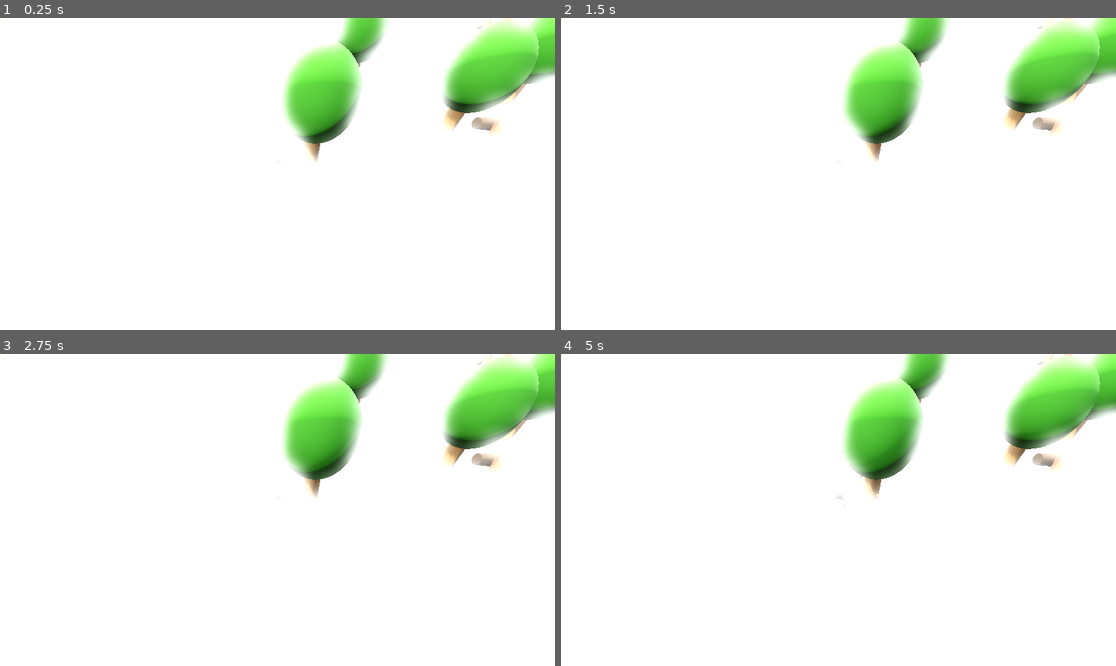
Above: before the commit, frames 1-4 (two rows, left to right).
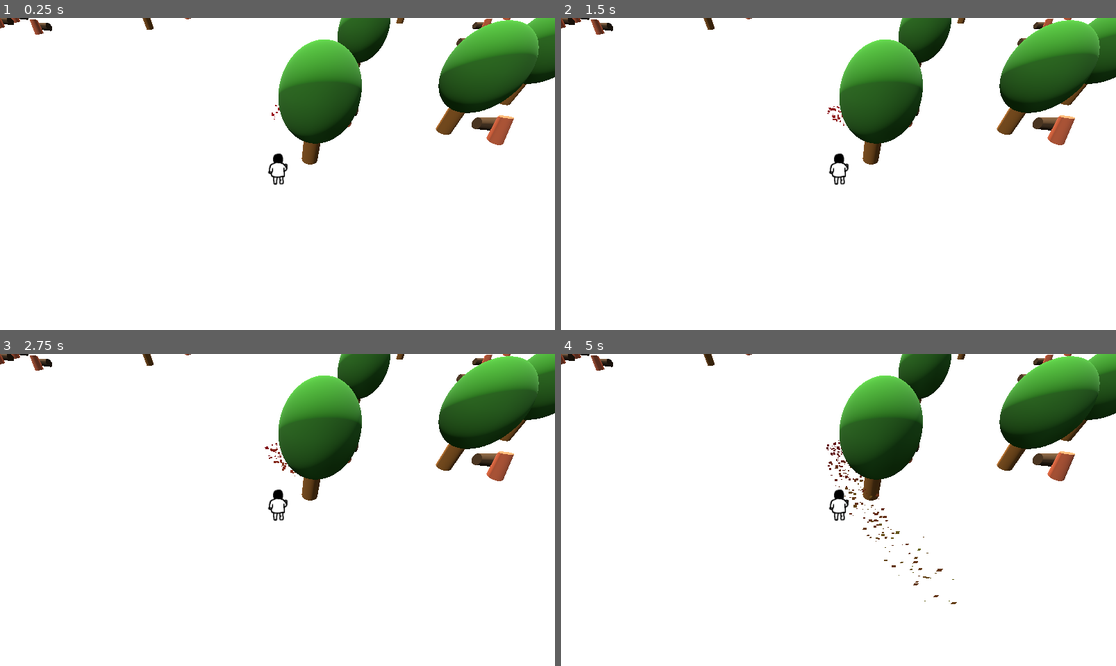
Above: after the commit, the same moments.

Repository: FablabMurat/GameJamMurat0324
Game: Godot game, scene res://terrain.tscn
The game is run twice, just before and just after one commit, with the same random seed, the same clock (stepped at 60 frames per second) and the same inputs. A sky picture missing from this copy of the repository is replaced by a grey-blue gradient.
Inputs (mouse positions are in pixels of both pictures, inside the frame that each line leads up to):
- Up to frame 1 (0.25 s): no input
- Up to frame 2 (1.5 s): tap Enter at 0.5 s; move the mouse to (960, 158) at 0.52 s; tap O (addLog) at 0.6, 1.35 s; tap Space at 1.25 s; move the mouse to (727, 189) at 1.27 s
- Up to frame 3 (2.75 s): tap Enter at 2 s; move the mouse to (333, 441) at 2.02 s; tap O (addLog) at 2.1 s
- Up to frame 4 (5 s): move the mouse to (810, 572) at 2.77 s; tap O (addLog) at 2.85, 3.6, 4.35 s; move the mouse to (1005, 556) at 3.52 s; move the mouse to (672, 463) at 4.27 s

The runs differ from the first frame. In frame 1, 11% of the frame differs, in the area x 0-100%, y 0-54%; in frame 2, 11%; in frame 3, 11%; in frame 4, 11%, in the area x 0-100%, y 0-81%.

Commit message:
Cleanup du feu

Diff:
--- a/Feu.tscn
+++ b/Feu.tscn
@@ -1,19 +1,6 @@
-[gd_scene load_steps=10 format=3 uid="uid://cfejuj5j6sweu"]
+[gd_scene load_steps=7 format=3 uid="uid://cfejuj5j6sweu"]
 
 [ext_resource type="Script" path="res://Feu.gd" id="1_lc4fw"]
-
-[sub_resource type="ProceduralSkyMaterial" id="ProceduralSkyMaterial_t1rvc"]
-sky_horizon_color = Color(0.64625, 0.65575, 0.67075, 1)
-ground_horizon_color = Color(0.64625, 0.65575, 0.67075, 1)
-
-[sub_resource type="Sky" id="Sky_t0fm4"]
-sky_material = SubResource("ProceduralSkyMaterial_t1rvc")
-
-[sub_resource type="Environment" id="Environment_77c6m"]
-background_mode = 2
-sky = SubResource("Sky_t0fm4")
-tonemap_mode = 2
-glow_enabled = true
 
 [sub_resource type="Gradient" id="Gradient_47lb2"]
 colors = PackedColorArray(0.831373, 0.0470588, 0.113725, 1, 0.89, 0.86686, 0.1958, 1)
@@ -47,11 +34,9 @@
 [node name="Feu" type="Node3D"]
 script = ExtResource("1_lc4fw")
 
-[node name="WorldEnvironment" type="WorldEnvironment" parent="."]
-environment = SubResource("Environment_77c6m")
-
 [node name="DirectionalLight3D" type="DirectionalLight3D" parent="."]
 transform = Transform3D(-0.866025, -0.433013, 0.25, 0, 0.5, 0.866025, -0.5, 0.75, -0.433013, 0, 0, 0)
+visible = false
 shadow_enabled = true
 
 [node name="GPUParticles3D" type="GPUParticles3D" parent="."]
